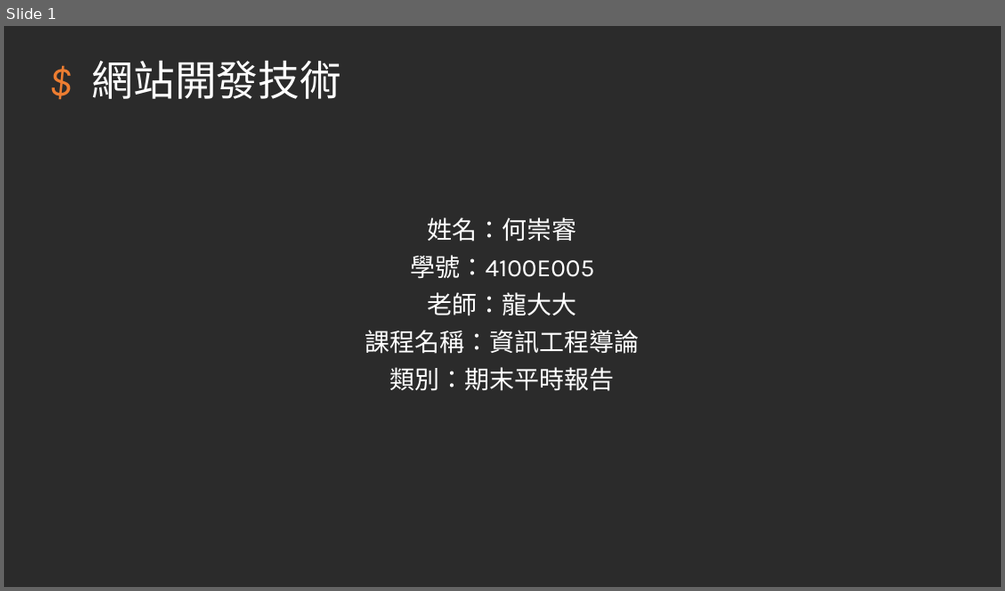
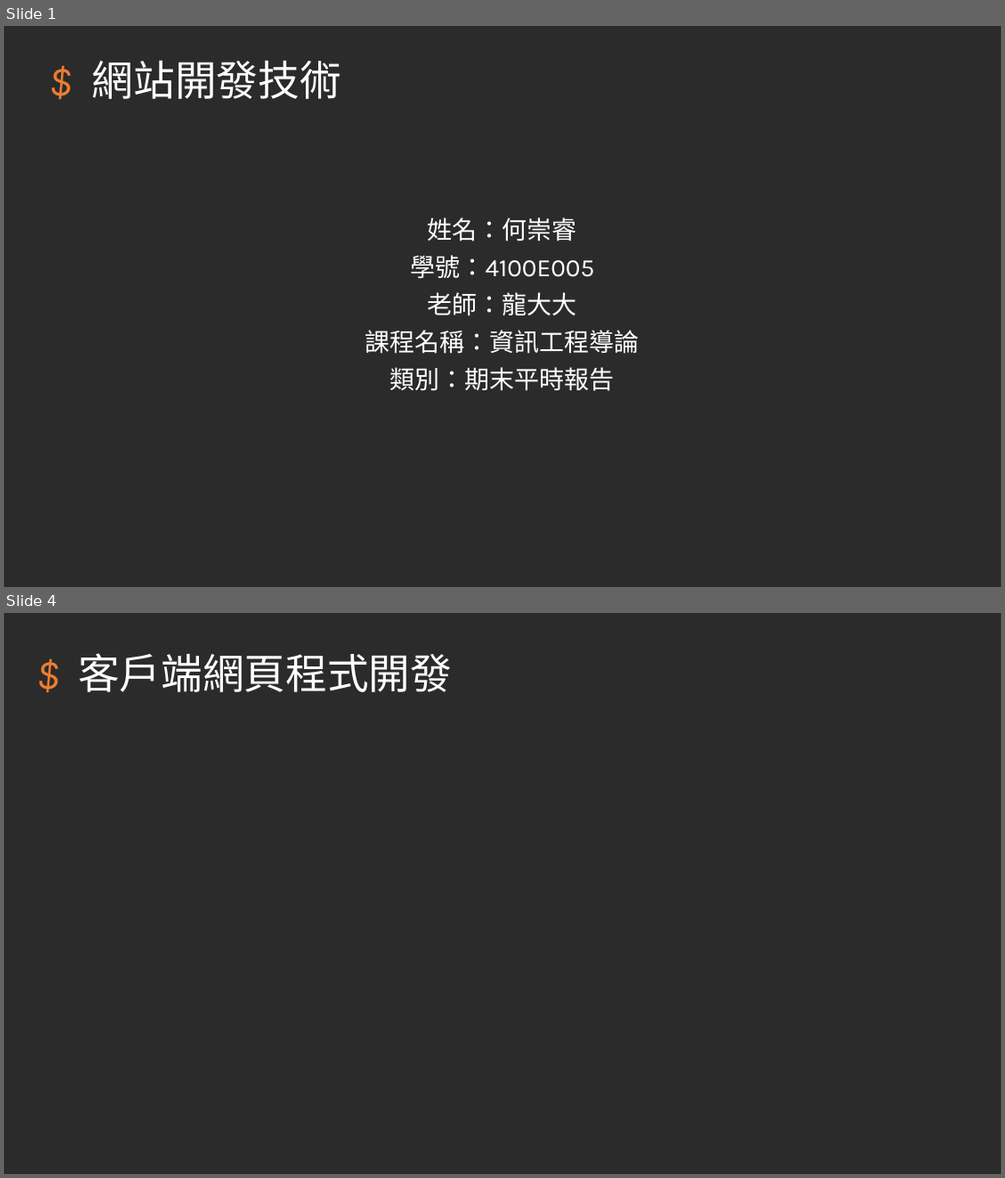
Before and after one commit to hehank/KSU_Class, a slide deck: 報告/網站開發技術_期末報告.pptm. Shown one above the other, each under a label of ours: slide 1 before the commit, slides 1 and 4 after it; the slides between them are not shown. The pictures are 1005x591 and 1005x1178 pixels, drawn with LibreOffice and Linux fonts; fonts in the diff are those of the drawing; background and template pictures are left out; a plain dark background stands for a picture behind light text. Boxes give left, top, right and bottom in pixels: in the first picture for what was removed or moved away, otherwise in the second. Text is boxed around its words. In the diff, an @@ line names an element or a change of style, - is before the commit and + after.

```diff
--- a/報告/網站開發技術_期末報告.pptm
+++ b/報告/網站開發技術_期末報告.pptm
@@ slide 4 added at (4,613,1001,1174), background picture (left out) @@
@@ title added at (78,653,452,692), 40 pt, text #FFFFFF @@
+$ 客戶端網頁程式開發
```
Also in this commit, not shown: 11 other slides added, 9 slides removed.
